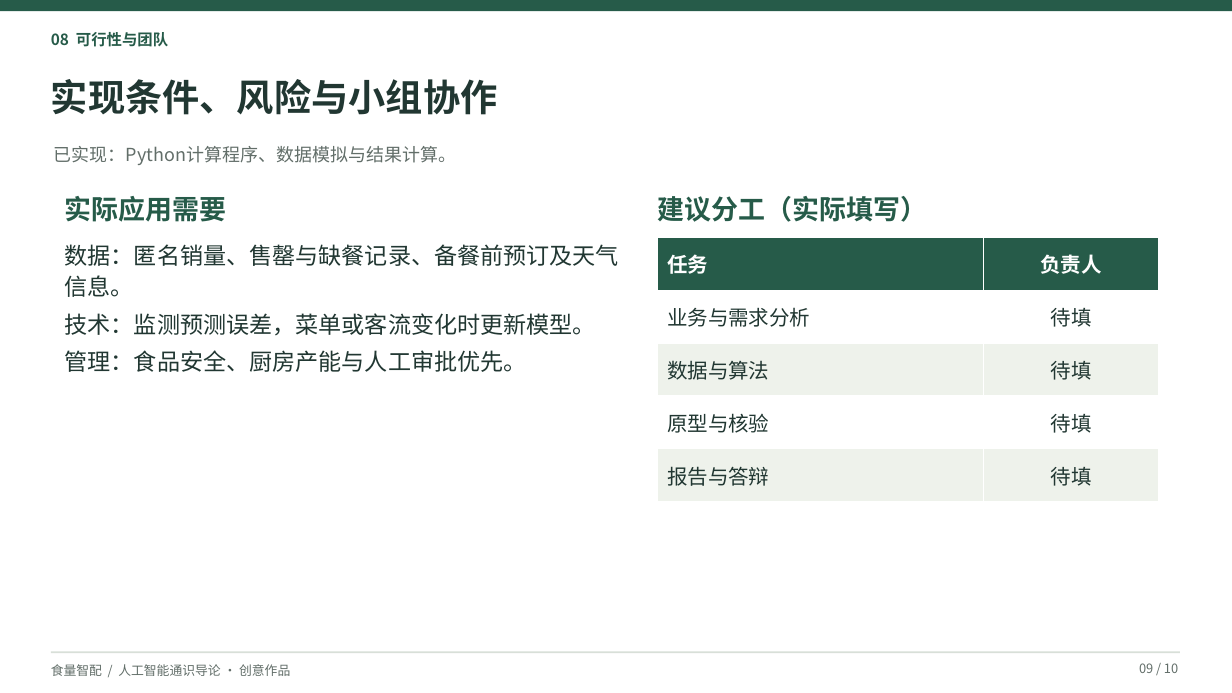
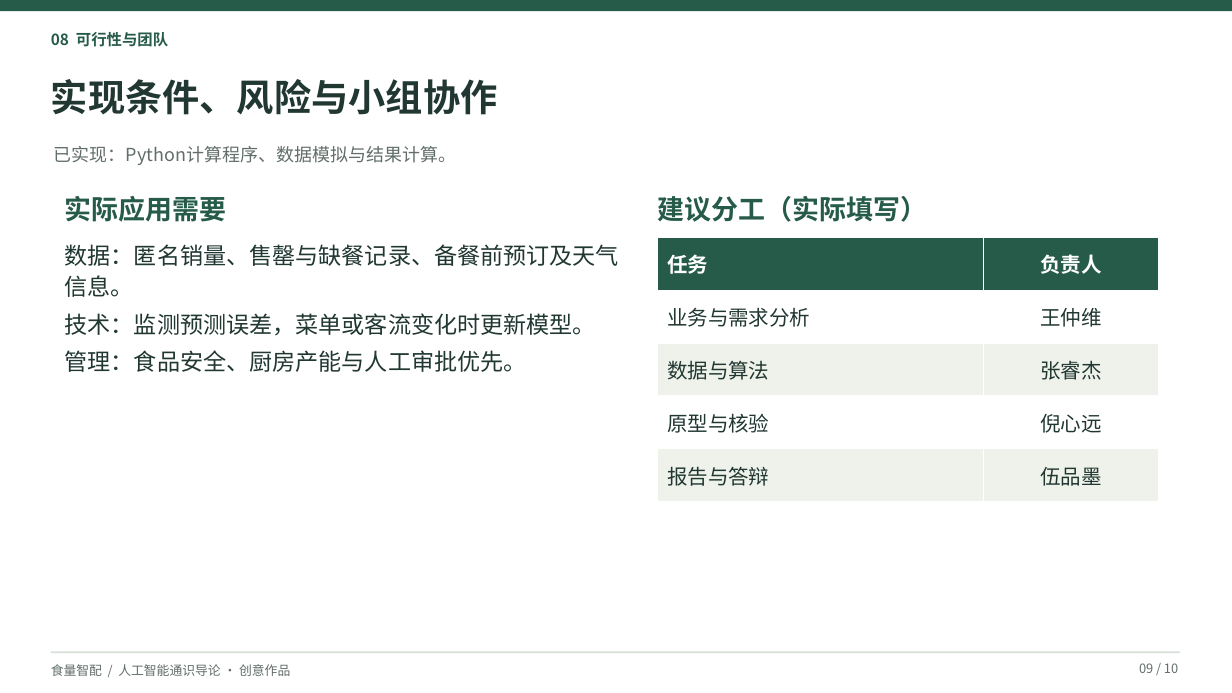
Before and after one commit to Sleepin7fhq/Introduction-to-AI-homework, a slide deck: slide 9 of Projects/第22组/22组 食量智配_人工智能创意作品汇报.pptx. Drawn at 1232x693 pixels with LibreOffice and Linux fonts; fonts in the diff are those of the drawing. Boxes give left, top, right and bottom in pixels: in the first picture for what was removed or moved away, otherwise in the second. Text is boxed around its words. In the diff, an @@ line names an element or a change of style, - is before the commit and + after.

```diff
--- a/Projects/第22组/22组 食量智配_人工智能创意作品汇报.pptx
+++ b/Projects/第22组/22组 食量智配_人工智能创意作品汇报.pptx
@@ table at <box>658,238,1159,502</box> @@
-row 2, column 2: 待填
+row 2, column 2: 王仲维
-row 3, column 2: 待填
+row 3, column 2: 张睿杰
-row 4, column 2: 待填
+row 4, column 2: 倪心远
-row 5, column 2: 待填
+row 5, column 2: 伍品墨
```
